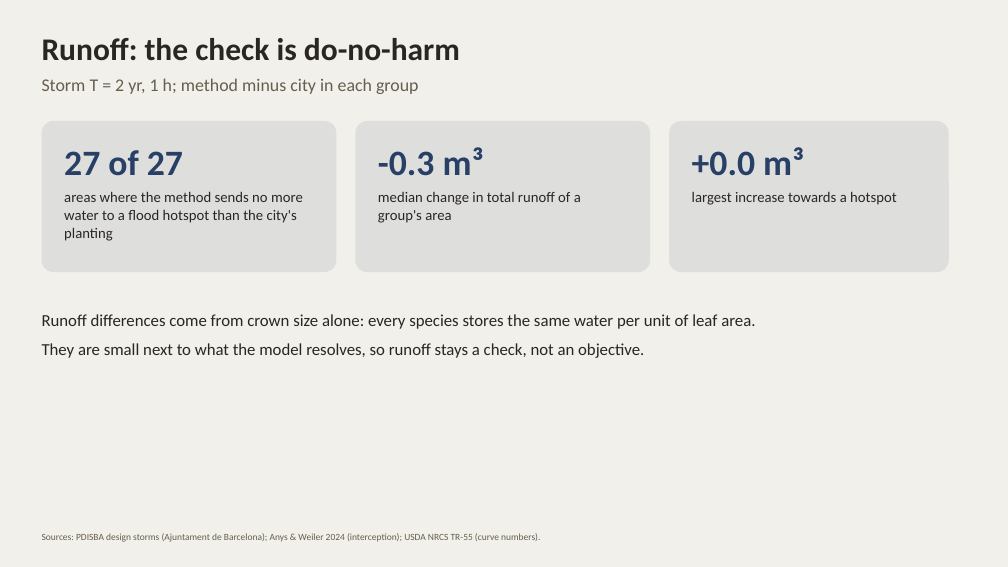
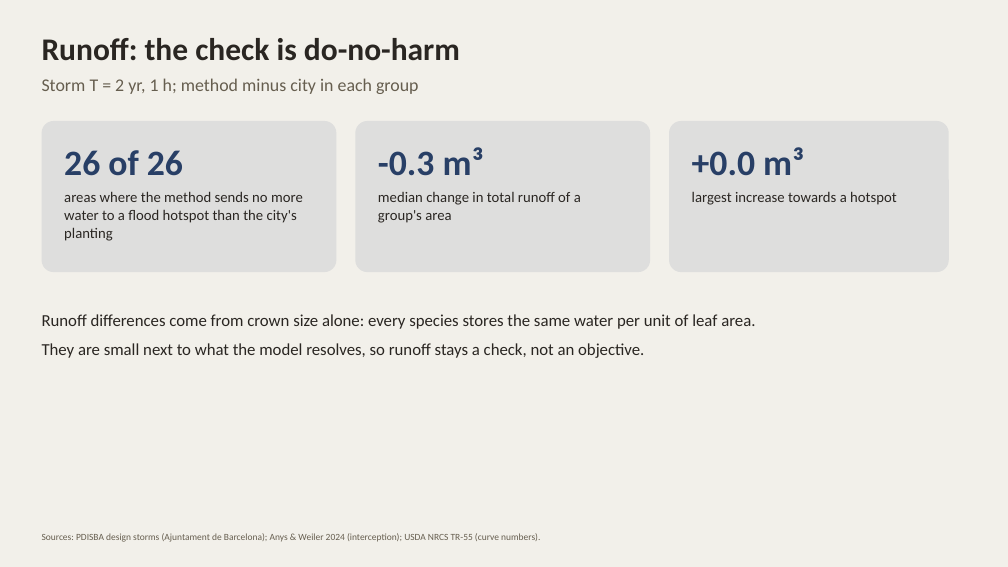
Before and after one commit to giofox96/shade-and-sponge, a slide deck: slide 9 of slides/backtest_works.pptx. Drawn at 1008x567 pixels with LibreOffice and Linux fonts; fonts in the diff are those of the drawing. Boxes give left, top, right and bottom in pixels: in the first picture for what was removed or moved away, otherwise in the second. Text is boxed around its words. In the diff, an @@ line names an element or a change of style, - is before the commit and + after.

```diff
--- a/slides/backtest_works.pptx
+++ b/slides/backtest_works.pptx
@@ text at (x1=64, y1=150, x2=183, y2=176): text changed @@
-27 of 27
+26 of 26
```
Also in this commit, not shown: 9 other slides changed, 3 other files.
